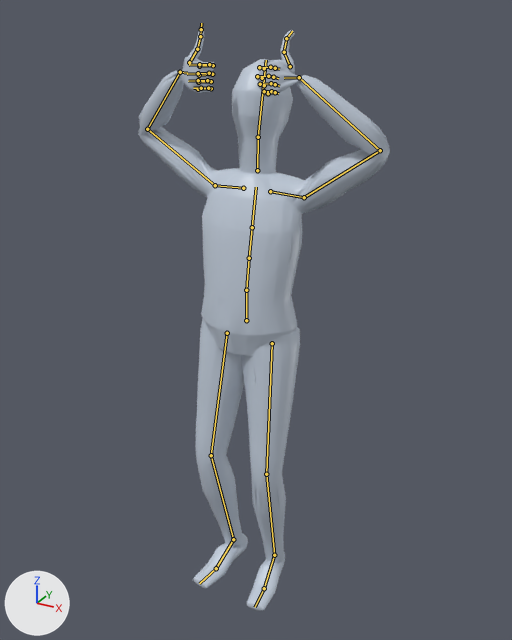
The glTF model app/assets/anims/Base/cheer.glb, before and after one commit.
Both versions are drawn from a camera (50 mm lens) standing at (1.003, -1.781, 1.908) and looking at (0.003, 0.038, 0.999). Every picture has the same lights, and +X, +Y and +Z are marked at lower left. The older version comes first. Both versions are drawn at frame 24 of the action 'Animation'; the numbers are the values there. The bones that change, and the others that lie on the model, are drawn over the model as lines.

Names of what the first picture shows: 'Body_human_male'.
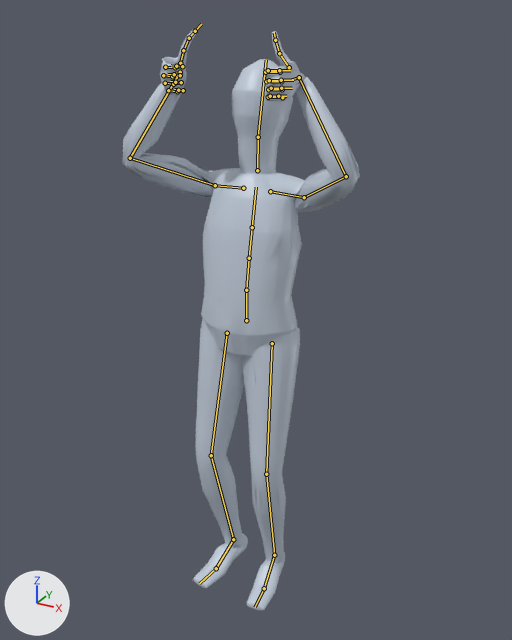
Diff of the bpy script that builds the scene:
```diff
--- a/app/assets/anims/Base/cheer.glb.py
+++ b/app/assets/anims/Base/cheer.glb.py
@@ bone_mixamorig_leftarm @@
 bone_mixamorig_leftarm = bpy.data.objects['Armature'].pose.bones['mixamorig:LeftArm']  # child of 'mixamorig:LeftShoulder'
-bone_mixamorig_leftarm.rotation_quaternion = (0.813, 0.213, -0.499, -0.213)  # degrees (54, -46, -54)
+bone_mixamorig_leftarm.rotation_quaternion = (0.704, -0.074, -0.592, -0.385)  # degrees (51, -63, -90)
@@ bone_mixamorig_lefthand @@
 bone_mixamorig_lefthand = bpy.data.objects['Armature'].pose.bones['mixamorig:LeftHand']  # child of 'mixamorig:LeftForeArm'
-bone_mixamorig_lefthand.rotation_quaternion = (0.196, -0.338, -0.917, 0.072)  # degrees (16, -162, -43)
+bone_mixamorig_lefthand.rotation_quaternion = (0.445, -0.137, -0.46, 0.756)  # degrees (-57, -12, 125)
@@ bone_mixamorig_rightarm @@
 bone_mixamorig_rightarm = bpy.data.objects['Armature'].pose.bones['mixamorig:RightArm']  # child of 'mixamorig:RightShoulder'
-bone_mixamorig_rightarm.rotation_quaternion = (0.813, 0.213, 0.499, 0.213)  # degrees (54, 46, 54)
+bone_mixamorig_rightarm.rotation_quaternion = (0.655, -0.157, 0.604, 0.426)  # degrees (54, 68, 104)
@@ bone_mixamorig_righthand @@
 bone_mixamorig_righthand = bpy.data.objects['Armature'].pose.bones['mixamorig:RightHand']  # child of 'mixamorig:RightForeArm'
-bone_mixamorig_righthand.rotation_quaternion = (0.196, -0.338, 0.917, -0.072)  # degrees (16, 162, 43)
+bone_mixamorig_righthand.rotation_quaternion = (0.458, -0.14, 0.402, -0.781)  # degrees (-50, 9, -123)
```

Location of each change, [x1, y1, x2, y2] in pixels of the pictures (512 x 640 px):
'Body_human_male', posed
    before: [138, 29, 390, 611]
    after: [122, 30, 360, 611]
bone 'mixamorig:LeftArm', root to tip
    before: (304, 197) to (380, 150)
    after: (304, 197) to (346, 176)
bone 'mixamorig:LeftHand', root to tip
    before: (299, 77) to (284, 78)
    after: (299, 77) to (292, 79)
bone 'mixamorig:RightArm', root to tip
    before: (215, 185) to (147, 129)
    after: (215, 185) to (130, 158)
bone 'mixamorig:RightHand', root to tip
    before: (180, 72) to (187, 73)
    after: (180, 72) to (173, 73)
